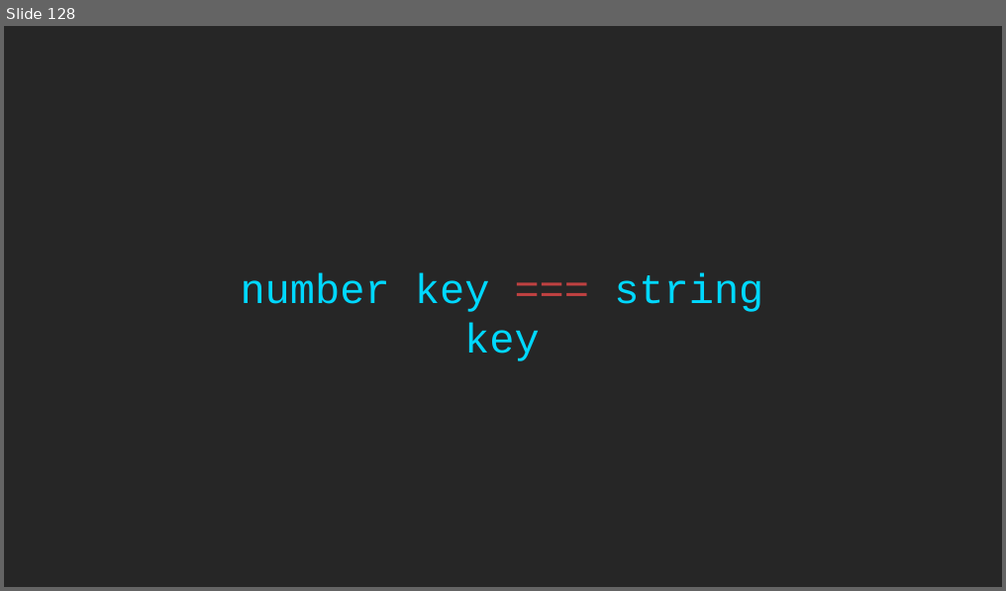
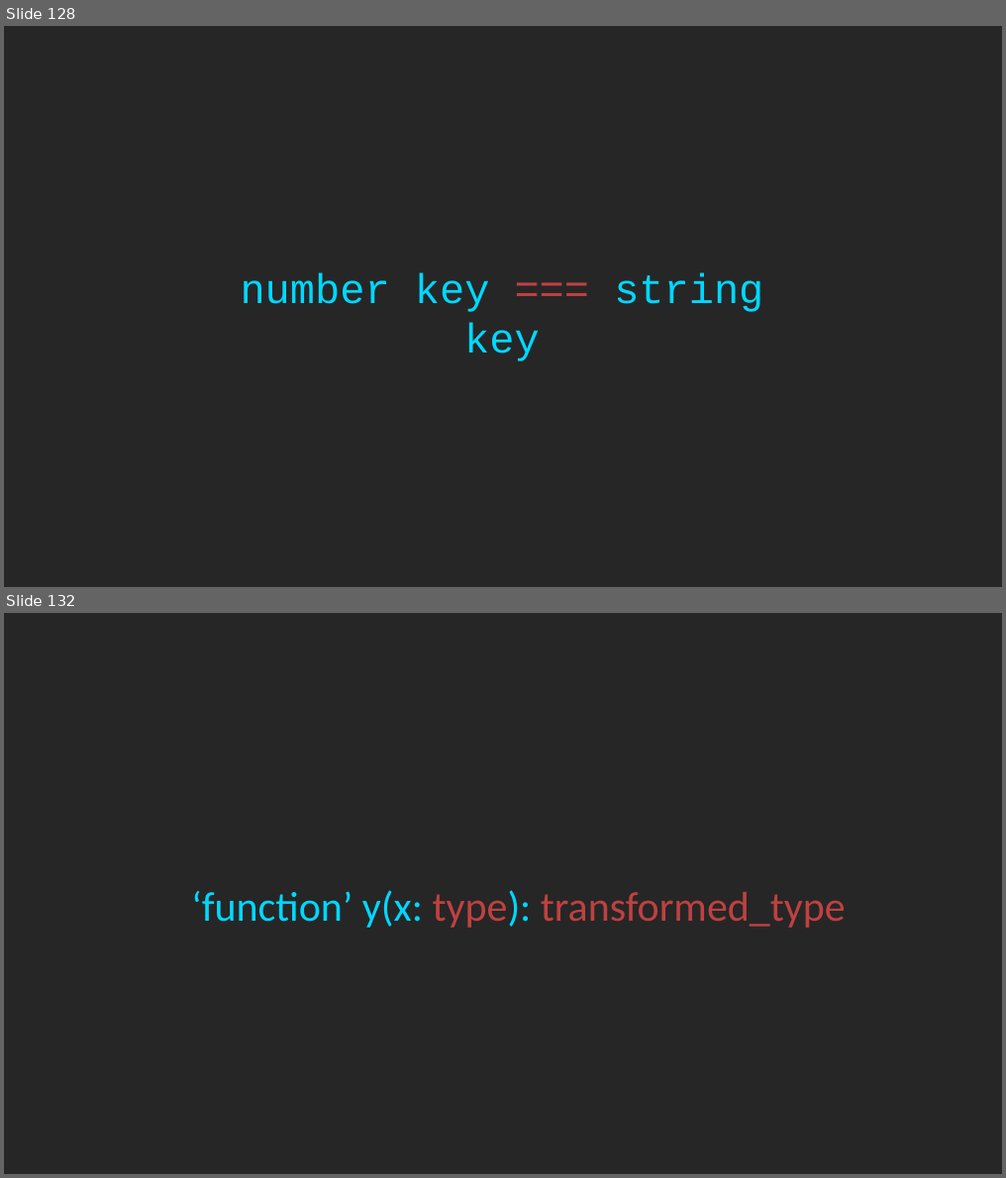
Before and after one commit to rkhaimov/ts-course, a slide deck: Course.pptx. Shown one above the other, each under a label of ours: slide 128 before the commit, slides 128 and 132 after it; the slides between them are not shown. The pictures are 1006x591 and 1006x1178 pixels, drawn with LibreOffice and Linux fonts; fonts in the diff are those of the drawing. Boxes give left, top, right and bottom in pixels: in the first picture for what was removed or moved away, otherwise in the second. Text is boxed around its words. In the diff, an @@ line names an element or a change of style, - is before the commit and + after.

```diff
--- a/Course.pptx
+++ b/Course.pptx
@@ slide 132 added at (x1=4, y1=613, x2=1002, y2=1174), background #262626 @@
@@ text added at (x1=191, y1=890, x2=846, y2=928), 40 pt, text #BF4141 @@
+‘function’ y(x: type): transformed_type
```
Also in this commit, not shown: 3 other slides added.
